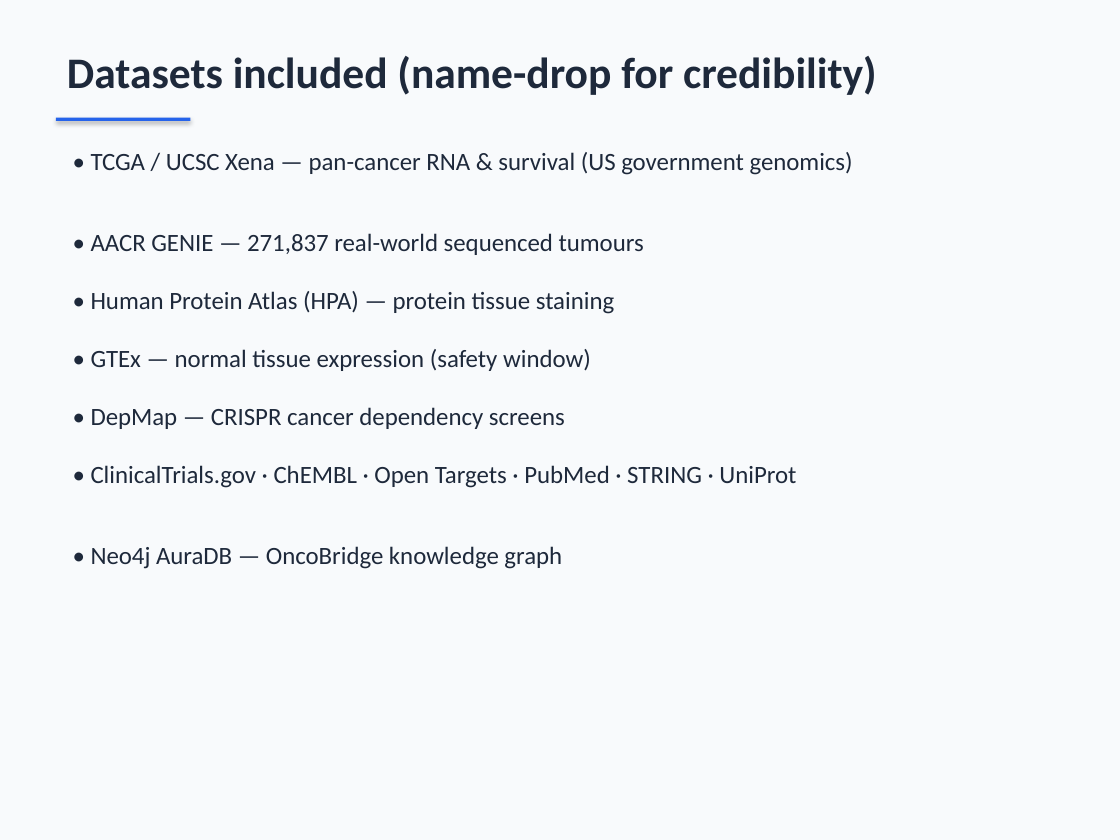
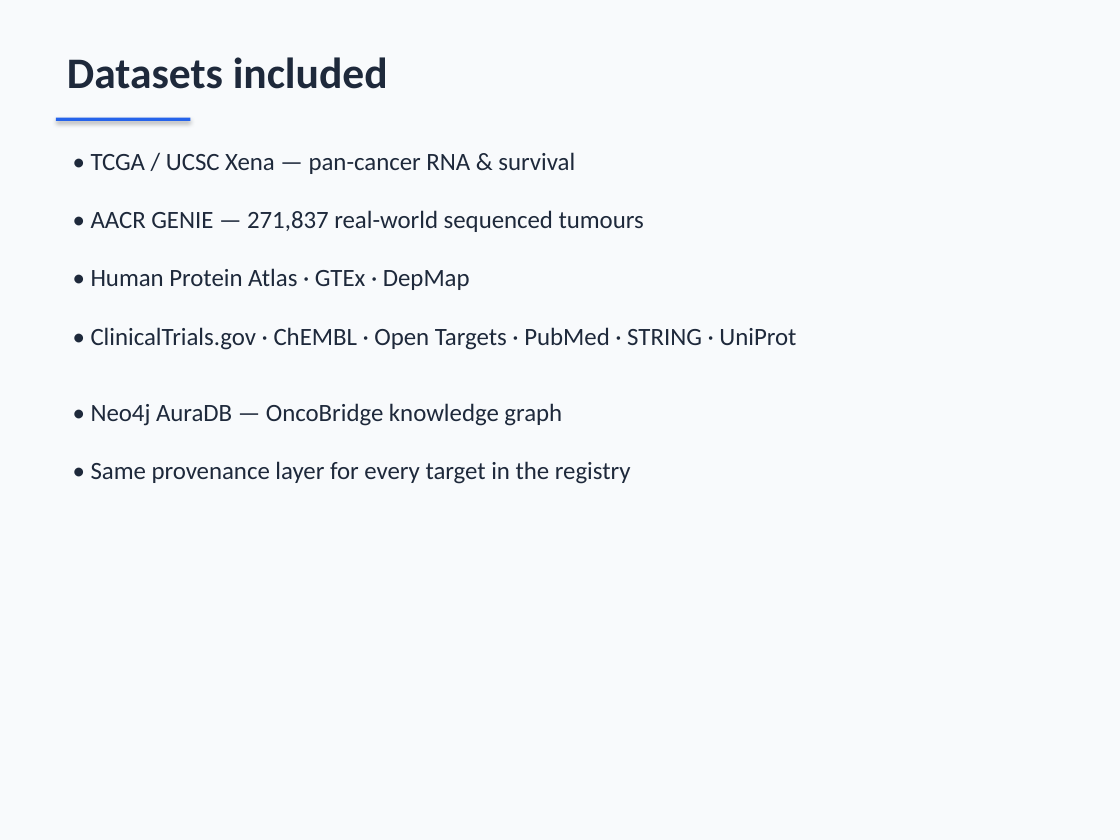
Before and after one commit to eurth/cd46-precision-medicine-platform, a slide deck: slide 6 of reports/OncoBridge_Demo_Presentation.pptx. Drawn at 1120x840 pixels with LibreOffice and Linux fonts; fonts in the diff are those of the drawing. Boxes give left, top, right and bottom in pixels: in the first picture for what was removed or moved away, otherwise in the second. Text is boxed around its words. In the diff, an @@ line names an element or a change of style, - is before the commit and + after.

Commit message:
Rebalance demo docs and PPT for equal five-target positioning.

```diff
--- a/reports/OncoBridge_Demo_Presentation.pptx
+++ b/reports/OncoBridge_Demo_Presentation.pptx
@@ text at [67,57,388,89]: text changed @@
-Datasets included (name-drop for credibility)
+Datasets included
@@ text at [91,152,575,174]: text changed @@
-• TCGA / UCSC Xena — pan-cancer RNA & survival (US government genomics)
+• TCGA / UCSC Xena — pan-cancer RNA & survival
@@ text "• AACR GENIE — 271,837 ...": place and size @@
-text "• AACR GENIE — 271,837 ..." at [91,233,644,255]
+text "• AACR GENIE — 271,837 ..." at [91,210,644,232]
@@ text at [91,268,470,290]: text changed @@
-• Human Protein Atlas (HPA) — protein tissue staining
+• Human Protein Atlas · GTEx · DepMap
@@ text "• ClinicalTrials.gov · ChEMBL · ...": place and size @@
-text "• ClinicalTrials.gov · ChEMBL · ..." at [91,465,796,488]
+text "• ClinicalTrials.gov · ChEMBL · ..." at [91,327,796,350]
@@ text removed at [91,349,591,371] @@
-• GTEx — normal tissue expression (safety window)
@@ text "• Neo4j AuraDB — OncoBridge ...": place and size @@
-text "• Neo4j AuraDB — OncoBridge ..." at [91,546,562,569]
+text "• Neo4j AuraDB — OncoBridge ..." at [91,403,562,426]
@@ text removed at [91,407,565,429] @@
-• DepMap — CRISPR cancer dependency screens
@@ text added at [91,461,631,484], 16 pt, text #1E293B @@
+• Same provenance layer for every target in the registry
```
Also in this commit, not shown: 11 other slides changed, 1 slide added, 1 slide removed, 5 other files.
